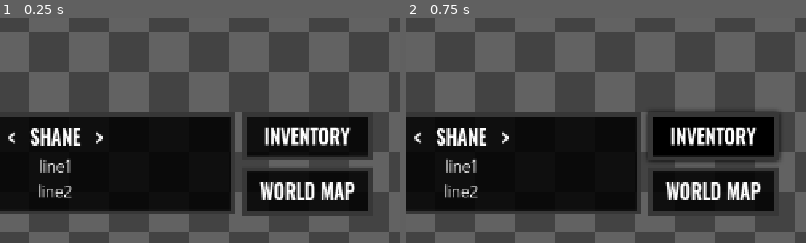
Above: before the commit, frames 1-2 (left to right).
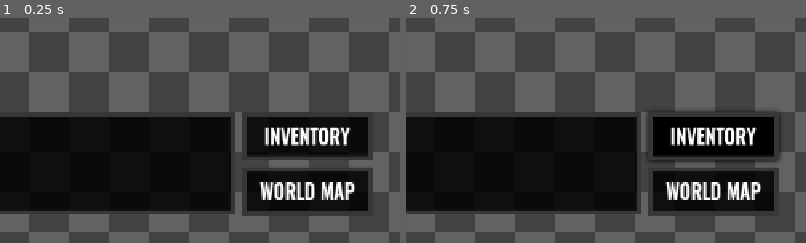
Above: after the commit, the same moments.

Repository: Piyan0/tim_movement
Game: Godot game, scene res://ui/game_hud/hud.tscn
The game is run twice, just before and just after one commit, with the same random seed, the same clock (stepped at 60 frames per second) and the same inputs.
Inputs (mouse positions are % of the whole screen's width and height, from its top left):
- Up to frame 1 (0.25 s): no input
- Up to frame 2 (0.75 s): click (80, 76) at 0.52 s
The pictures show only the part of the screen within x 41-91%, y 50-100%; the shares and areas given below are measured in that part.

The runs differ from the first frame. In frame 1, 1.4% of the frame differs, in the area x 2-26%, y 48-80%; in frame 2, 1.4%.

Commit message:
Commit at 07/06/2026 18:43:08,30

Diff:
--- /dev/null
+++ b/commons/asset_loader.gd
@@ -0,0 +1,7 @@
+class_name AssetLoader
+extends RefCounted
+
+var base_path = "res://"
+
+func get_asset(asset):
+    return load(base_path.path_join(asset))
--- a/commons/bootstrap.gd
+++ b/commons/bootstrap.gd
@@ -1,8 +1,10 @@
 extends Node
 
 
+var portraits: AssetLoader = AssetLoader.new()
 var state: GlobalState
 func _enter_tree():
+    portraits.base_path = "res://assets/images/portraits"
     _add_hud()
     state = GlobalState.new()
 
--- a/commons/ui/dialogue_base.gd
+++ b/commons/ui/dialogue_base.gd
@@ -1,4 +1,5 @@
 class_name DialogueBase
+extends Node
 
 signal batch_finished()
 signal line_finished()
@@ -13,9 +14,17 @@
 var _just_changed= false
 var _current_dialogue= ""
 
+
+func _init(parent) -> void:
+    parent.add_child.call_deferred(self)
+
+
 func input(event: InputEvent):
-    if event.is_action_pressed("ui_accept"):
-        # print(1)
+    if (
+        event is InputEventMouseButton && event.is_pressed() && event.button_index == MOUSE_BUTTON_LEFT ||
+        event is InputEventScreenTouch && event.is_pressed() ||
+        event.is_action_pressed("ui_accept")
+    ):
         if _is_running_dialogue:
             _skip(_current_dialogue)
             return
--- a/ui/game_hud/hud.gd
+++ b/ui/game_hud/hud.gd
@@ -1,70 +1,6 @@
-class_name Dialogue
+class_name HUD
 extends Control
 
-signal finished()
-@export var lb_content: Label
-@export var lb_name: Label
-@export var open_center: OpenCenter
-@export var main_container: Control
-@export var tr_avatar: TextureRect
-@export var tr_next_hint: TextureRect
 
-var dialogue_base: DialogueBase
-var dialogue_batch = [
-    DialogueLine.new("Godot", "This is a message."),
-    DialogueLine.new("Godot", "Okay.")
-    ]
-
-func _ready():
-    return
-    modulate = Color.TRANSPARENT
-    lb_content.text = ""
-    lb_name.text = ""
-    tr_avatar.hide()
-    tr_next_hint.hide()
-    dialogue_base = DialogueBase.new()
-    dialogue_base.on_progress = func(dialogue, v_chars, just_finished):
-        tr_next_hint.hide()
-        if dialogue.get_avatar() != null:
-            tr_avatar.show()
-            tr_avatar.texture = dialogue.get_avatar()
-        else:
-            tr_avatar.hide()
-
-        lb_content.text = dialogue.msg
-        lb_name.text = dialogue.speaker
-        lb_content.visible_characters = v_chars
-    dialogue_base.line_finished.connect(func():
-        tr_next_hint.show()
-    )
-
-    dialogue_base.batch_finished.connect(func():
-        main_container.hide()
-        await open_center.close()
-        finished.emit()
-        queue_free()
-    )
-
-    await get_tree().process_frame
-    modulate = Color.WHITE
-    open_center.close_state()
-    main_container.hide()
-    await open_center.open()
-    main_container.show()
-
-
-    dialogue_base.dialogue_batch = dialogue_batch
-
-
-func _input(event: InputEvent) -> void:
-    dialogue_base.input(event)
-
-
-class DialogueLine:
-    extends DialogueBase.DialogueNormal
-
-    var avatar_path = "lilian"
-    func get_avatar():
-        if avatar_path.is_empty():
-            return null
-        return load("res://assets/images/portraits/"+avatar_path+".png")
+func _ready() -> void:
+    pass
--- a/ui/game_hud/hud.tscn
+++ b/ui/game_hud/hud.tscn
@@ -1,5 +1,6 @@
 [gd_scene format=3 uid="uid://bxikvddg4fkyy"]
 
+[ext_resource type="Script" uid="uid://b58ddt1fspc5f" path="res://ui/game_hud/hud.gd" id="1_3ys00"]
 [ext_resource type="Shader" uid="uid://c31cufiojvdf0" path="res://assets/shaders/checkerboard_pattern.gdshader" id="1_qvtb7"]
 [ext_resource type="Texture2D" uid="uid://u74jehoauj5r" path="res://ignore/Screenshot 2026-06-06 224740.png" id="2_g8xwt"]
 [ext_resource type="Texture2D" uid="uid://db2u8vpclgclq" path="res://assets/ui/frame_black.png" id="3_g8xwt"]
@@ -30,6 +31,7 @@
 anchor_bottom = 1.0
 grow_horizontal = 2
 grow_vertical = 2
+script = ExtResource("1_3ys00")
 
 [node name="TouchScreenButton" type="TouchScreenButton" parent="." unique_id=898284508]
 position = Vector2(636, 356)
@@ -98,7 +100,6 @@
 patch_margin_bottom = 21
 
 [node name="Portrait" type="TextureRect" parent="BottomContainer/Control" unique_id=1603332846]
-visible = false
 layout_mode = 1
 anchors_preset = 15
 anchor_right = 1.0
@@ -142,8 +143,9 @@
 
 [node name="Label" type="Label" parent="BottomContainer/MarginContainer/MarginContainer/VBoxContainer2/HBoxContainer2" unique_id=755704914]
 layout_mode = 2
-text = "SHANE"
+text = "shane"
 label_settings = ExtResource("4_8jpm2")
+uppercase = true
 
 [node name="Label3" type="Label" parent="BottomContainer/MarginContainer/MarginContainer/VBoxContainer2/HBoxContainer2" unique_id=1839427483]
 layout_mode = 2
@@ -158,6 +160,7 @@
 label_settings = ExtResource("5_mx14h")
 horizontal_alignment = 1
 autowrap_mode = 2
+visible_characters_behavior = 1
 
 [node name="PanelContainer" type="PanelContainer" parent="BottomContainer" unique_id=2038056020]
 layout_mode = 2
@@ -191,8 +194,12 @@
 grow_horizontal = 0
 title = "MENU"
 
-[node name="HUDDialogueLogic" type="Node" parent="." unique_id=1285769413]
+[node name="HUDDialogueLogic" type="Node" parent="." unique_id=1285769413 node_paths=PackedStringArray("_tr_portrait", "_lb_name", "_deco", "_lb_content")]
 script = ExtResource("8_8jpm2")
+_tr_portrait = NodePath("../BottomContainer/Control/Portrait")
+_lb_name = NodePath("../BottomContainer/MarginContainer/MarginContainer/VBoxContainer2/HBoxContainer2/Label")
+_deco = [NodePath("../BottomContainer/MarginContainer/MarginContainer/VBoxContainer2/HBoxContainer2/Label2"), NodePath("../BottomContainer/MarginContainer/MarginContainer/VBoxContainer2/HBoxContainer2/Label3")]
+_lb_content = NodePath("../BottomContainer/MarginContainer/MarginContainer/VBoxContainer2/Label")
 
 [node name="HUDButtonLogic" type="Node" parent="." unique_id=1699864181]
 script = ExtResource("9_mx14h")
--- a/ui/game_hud/hud_dialogue_logic.gd
+++ b/ui/game_hud/hud_dialogue_logic.gd
@@ -1 +1,66 @@
 extends Node
+
+
+@export var _dlg_speed = 30
+@export var _tr_portrait: TextureRect
+@export var _lb_name: Label
+@export var _deco: Array[Label]
+@export var _lb_content: Label
+
+
+var _base_dlg: DialogueBase
+
+func _ready() -> void:
+    reset_content()
+    _base_dlg = DialogueBase.new(self)
+    _base_dlg.speed = _dlg_speed
+    _base_dlg.on_progress = func(dialogue: DialogueWithPortrait, vis_chars, just_changed):
+        if just_changed:
+            if dialogue.portrait_id != "":
+                _tr_portrait.show()
+                _tr_portrait.texture = Bootstrap.portraits.get_asset(dialogue.portrait_id)
+            else:
+                _tr_portrait.hide()
+
+            _deco.map(func(value):
+                value.show()
+            )
+
+        _lb_name.text = dialogue.speaker
+        _lb_content.text = dialogue.msg
+        _lb_content.visible_characters = vis_chars
+    _base_dlg.batch_finished.connect(reset_content)
+
+    get_parent().set_meta("text", func(batch: Array):
+        _base_dlg.dialogue_batch = batch
+        await _base_dlg.batch_finished
+    )
+
+    # await get_tree().create_timer(1).timeout
+    # var x = [
+    #     DialogueWithPortrait.new("Anjay", "Mabar"),
+    #     DialogueWithPortrait.new("Anjay", "Anjay mabar keren euy...", "shane.png"),
+    # ]
+
+    # _base_dlg.dialogue_batch = x
+
+func reset_content():
+    _deco.map(func(value):
+        value.hide()
+    )
+    _tr_portrait.hide()
+    _lb_content.text = ""
+    _lb_name.text = ""
+
+
+func _input(event: InputEvent) -> void:
+    _base_dlg.input(event)
+
+
+class DialogueWithPortrait:
+    extends DialogueBase.DialogueNormal
+    var portrait_id: String
+
+    func _init(speaker, msg, portrait_id = ""):
+        super._init(speaker, msg)
+        self.portrait_id = portrait_id
Not shown, added: commons/asset_loader.gd.uid
